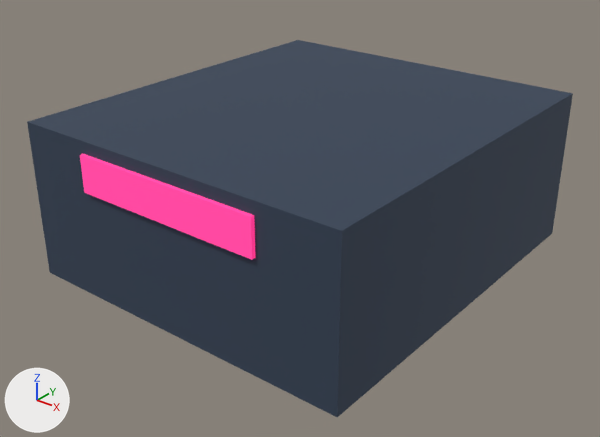
The glTF model public/assets/models/buildings/bld_nightclub_01.glb as it was, and as the next commit left it.
Both versions are drawn from a camera (50 mm lens) standing at (23.8, -30.7, 20.8) and looking at (0.4, -1.5, 2.7). The lights are fixed; the arrows at lower left show +X, +Y and +Z. The older version comes first. Where no turn or scale is listed for an object, it has been applied to the vertices. Vertices at exactly the same position are counted once.

The scene before the commit, as lines of its bpy script (objects in view):
```python
mat_material_0 = principled_material('Material_0')
mat_material_0.base_color = (0.0331, 0.0529, 0.0908)  # dark blue #334155
mat_material_0.roughness = 0.8
mat_material_1 = principled_material('Material_1')
mat_material_1.base_color = (0.839, 0.0648, 0.319)  # pink #ec4899
mat_material_1.roughness = 1.0
mat_material_1.emission_color = (0.708, 0.0203, 0.184)  # pink #db2777
mat_material_1.emission_strength = 0.9
me_mesh_0 = bpy.data.meshes.new('Mesh_0')
me_mesh_0.from_pydata(...)  # a box spanning x -9.0..9.0, y -10.0..10.0, z -4.0..4.0
me_mesh_0.materials.append(mat_material_0)  # dark blue #334155
me_mesh_1 = bpy.data.meshes.new('Mesh_1')
me_mesh_1.from_pydata(...)  # a box spanning x -5.0..5.0, y -0.1..0.1, z -0.9..0.9
me_mesh_1.materials.append(mat_material_1)  # pink #ec4899, glowing pink #db2777
ob_mesh_0 = bpy.data.objects.new('Mesh_0', me_mesh_0)
ob_mesh_0.location = (0.0, 0.0, 4.0)
ob_mesh_1 = bpy.data.objects.new('Mesh_1', me_mesh_1)
ob_mesh_1.location = (0.0, -10.1, 6.5)
```
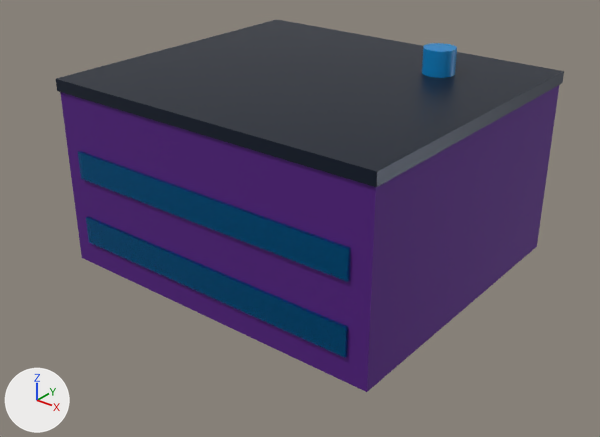
Location of each change, [x1, y1, x2, y2] in pixels of the pictures (600 x 437 px):
'Mesh_0', recoloured, rescaled (dark blue to purple): before [27, 40, 573, 417]; after [60, 85, 559, 392]
'Mesh_1', recoloured, surface changed, moved, rescaled (189% wider, 57% taller): before [80, 154, 255, 260]; after [56, 20, 564, 187]
'Mesh_3', added: after [78, 151, 351, 282]
'Mesh_2', added: after [86, 216, 348, 358]
'Mesh_4', added (blue): after [422, 43, 457, 78]

Edits to the bpy script that builds the scene:
```text
Change mat_material_0:
    mat_material_0.base_color: (0.0331, 0.0529, 0.0908) -> (0.0976, 0.0116, 0.242)  # dark blue #334155 -> purple #581c87
Change mat_material_1:
    remove mat_material_1.emission_color = (0.708, 0.0203, 0.184)  # pink #db2777
    remove mat_material_1.emission_strength = 0.9
    mat_material_1.base_color: (0.839, 0.0648, 0.319) -> (0.013, 0.0222, 0.0437)  # pink #ec4899 -> dark blue #1e293b
    mat_material_1.roughness: 1.0 -> 0.4
    mat_material_1.metallic: 0.0 -> 0.6
Add mat_material_3:
    mat_material_3 = principled_material('Material_3')
    mat_material_3.base_color = (0.000607, 0.231, 0.571)  # blue #0284c7
    mat_material_3.roughness = 0.4
Add mat_material_2:
    mat_material_2 = principled_material('Material_2')
    mat_material_2.base_color = (0.000607, 0.231, 0.571)  # blue #0284c7
    mat_material_2.metallic = 0.9
    mat_material_2.roughness = 0.1
    mat_material_2.alpha = 0.7
Change me_mesh_0:
    used by ob_mesh_0; location = (0.0, 0.0, 4.0)
    remove me_mesh_0.from_pydata(...)  # 8 vertices, 12 faces; spans x -9.0..9.0, y -10.0..10.0, z -4.0..4.0
    add me_mesh_0.from_pydata(...)  # 8 vertices, 12 faces; spans x -9.0..9.0, y -8.0..8.0, z -4.5..4.5
    me_mesh_0 part 1: the whole mesh is scaled about its middle by (1, 0.8, 1.12)
Change me_mesh_1:
    used by ob_mesh_1; location = (0.0, -10.1, 6.5)
    remove me_mesh_1.from_pydata(...)  # 8 vertices, 12 faces; spans x -5.0..5.0, y -0.1..0.1, z -0.9..0.9
    add me_mesh_1.from_pydata(...)  # 8 vertices, 12 faces; spans x -9.1..9.1, y -8.1..8.1, z -0.3..0.3
    me_mesh_1 part 2: the whole mesh is scaled about its middle by (1.82, 81, 0.333)
Add me_mesh_4:
    me_mesh_4.from_pydata(...)  # 36 vertices, 64 faces; spans x -0.8..0.8, y -0.8..0.8, z -0.75..0.75
    me_mesh_4.materials.append(mat_material_3)  # blue #0284c7
Add me_mesh_3:
    me_mesh_3.from_pydata(...)  # a box spanning x -8.0..8.0, y -0.1..0.1, z -0.7..0.7
    me_mesh_3.materials.append(mat_material_2)  # blue #0284c7
Change ob_mesh_0:
    ob_mesh_0.location: (0.0, 0.0, 4.0) -> (0.0, 0.0, 4.5)
Change ob_mesh_1:
    ob_mesh_1.location: (0.0, -10.1, 6.5) -> (0.0, 0.0, 9.3)
Add ob_mesh_4:
    ob_mesh_4 = bpy.data.objects.new('Mesh_4', me_mesh_4)
    ob_mesh_4.location = (4.5, 4.0, 10.1)
Add ob_mesh_3:
    ob_mesh_3 = bpy.data.objects.new('Mesh_3', me_mesh_3)
    ob_mesh_3.location = (0.0, -8.08, 5.5)
Add ob_mesh_2:
    ob_mesh_2 = bpy.data.objects.new('Mesh_2', me_mesh_3.copy())
    ob_mesh_2.location = (0.0, -8.08, 2.0)
```
